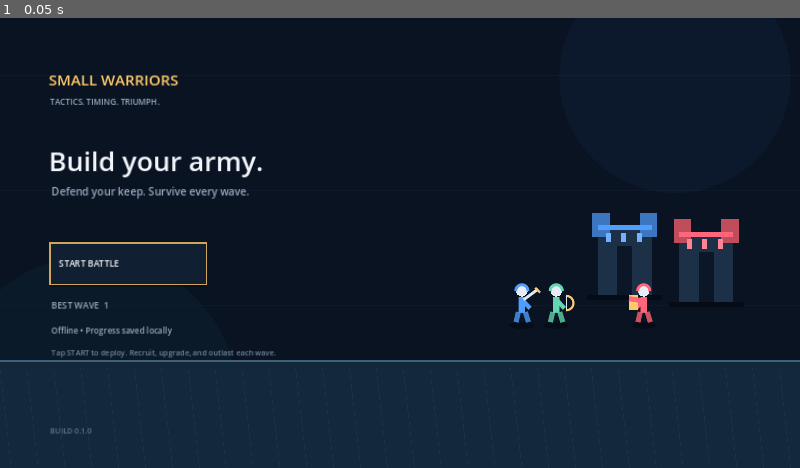
Above: before the commit, frame 1.
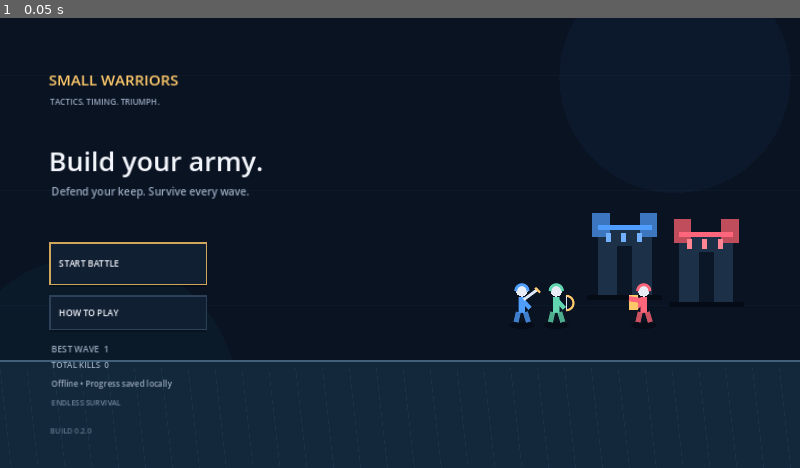
Above: after the commit, the same moment.

Repository: Abolfazlsoltan/Game2
Game: Godot game, scene res://scenes/main.tscn
Same seed, same stepped clock (60 frames per second), same inputs: the game is played once before the commit and once after it.
Inputs:
- Up to frame 1 (0.05 s): no input

The runs differ from the first frame. In frame 1, 1.0% of the frame differs, in the area x 6-35%, y 61-93%.

Commit message:
Polish Small Warriors gameplay for v0.2.0 (#2)
* Polish survival gameplay and add in-game guide

* Add safe friendly troop count helper

* Polish health labels and mobile lifecycle handling

* Bump Android build version to 0.2.0

* Update game description

* Document gameplay polish and release QA checklist

* Align in-game version label with Android build

* Guarantee enough starting gold for the initial army

* Clarify which progress is saved automatically

Diff:
--- a/project.godot
+++ b/project.godot
@@ -5,7 +5,7 @@
 config/icon="res://assets/app_icon.svg"
 run/main_scene="res://scenes/main.tscn"
 config/features=PackedStringArray("4.3", "GL Compatibility")
-config/description="A touch-friendly lane strategy game."
+config/description="A polished, touch-friendly endless lane strategy game."
 
 [display]
 window/size/viewport_width=1280
--- a/scripts/game.gd
+++ b/scripts/game.gd
@@ -6,6 +6,8 @@
 const H := 720.0
 const GROUND_Y := 548.0
 const COSTS := {"SWORD": 35, "ARCHER": 55, "GUARD": 75}
+const UPGRADE_COST := 90
+const MAX_FRIENDLY_UNITS := 24
 const UNIT_COLORS := {"SWORD": Color("#4f9dff"), "ARCHER": Color("#62d6b0"), "GUARD": Color("#b69cff")}
 const GOLD := Color("#ffc96a")
 const TEXT := Color("#f3f6fb")
@@ -28,6 +30,8 @@
 var enemy_base_hp := 100.0
 var upgrade_level := 0
 var kills := 0
+var total_kills := 0
+var wave_kills := 0
 var elapsed := 0.0
 var notice := "Build your army. Protect your keep."
 var notice_time := 3.0
@@ -95,10 +99,20 @@
         "phase": rng.randf_range(0.0, TAU)
     })
 
+func _friendly_count() -> int:
+    var count := 0
+    for unit in units:
+        if int(unit["side"]) == 0 and float(unit["hp"]) > 0.0:
+            count += 1
+    return count
+
 func _recruit(kind: String) -> void:
     var cost: int = COSTS[kind]
     if gold < cost:
         _notify("Not enough gold. Defeat enemies to earn more.")
+        return
+    if _friendly_count() >= MAX_FRIENDLY_UNITS:
+        _notify("Army limit reached (" + str(MAX_FRIENDLY_UNITS) + " troops).")
         return
     gold -= cost
     var s := _stats(kind, true)
@@ -115,12 +129,17 @@
 func _simulate(delta: float) -> void:
     for i in range(units.size()):
         var u: Dictionary = units[i]
+        if float(u["hp"]) <= 0.0:
+            continue
         u["attack_cd"] = maxf(0.0, float(u["attack_cd"]) - delta)
         var side := int(u["side"])
         var x := float(u["x"])
         var target_i := _find_target(u)
         if target_i >= 0:
             var target: Dictionary = units[target_i]
+            if float(target["hp"]) <= 0.0:
+                units[i] = u
+                continue
             var distance := absf(float(target["x"]) - x)
             if distance <= float(u["range"]):
                 if float(u["attack_cd"]) <= 0.0:
@@ -154,13 +173,15 @@
             if int(dead["side"]) == 1:
                 gold += 9
                 kills += 1
+                total_kills += 1
+                wave_kills += 1
             units.remove_at(i)
 
 func _find_target(unit: Dictionary) -> int:
     var best := -1
     var best_distance := INF
     for i in range(units.size()):
-        if int(units[i]["side"]) == int(unit["side"]):
+        if int(units[i]["side"]) == int(unit["side"]) or float(units[i]["hp"]) <= 0.0:
             continue
         var d := absf(float(units[i]["x"]) - float(unit["x"]))
         if d < best_distance and d <= 250.0:
@@ -180,15 +201,16 @@
     gold += reward
     enemy_target = mini(4 + wave * 2, 24)
     enemy_spawned = 0
+    wave_kills = 0
     spawn_timer = 0.0
     _notify("Wave cleared! +" + str(reward) + " gold.")
     _save_game()
 
 func _upgrade() -> void:
-    if gold < 90:
-        _notify("Upgrade costs 90 gold.")
-        return
-    gold -= 90
+    if gold < UPGRADE_COST:
+        _notify("Upgrade costs " + str(UPGRADE_COST) + " gold.")
+        return
+    gold -= UPGRADE_COST
     upgrade_level += 1
     # Upgrade already-deployed friendly troops as well as future recruits.
     for i in range(units.size()):
@@ -206,7 +228,7 @@
 func _start_game() -> void:
     screen = "battle"
     paused = false
-    gold = maxi(gold, 60)
+    gold = maxi(gold, COSTS["SWORD"] * 2)
     wave = 1
     enemy_target = 4
     enemy_spawned = 0
@@ -215,6 +237,7 @@
     enemy_base_hp = 100.0
     elapsed = 0.0
     kills = 0
+    wave_kills = 0
     units.clear()
     particles.clear()
     floaters.clear()
@@ -263,6 +286,7 @@
     _draw_background()
     match screen:
         "menu": _draw_menu()
+        "help": _draw_help()
         "battle": _draw_battle()
         "game_over": _draw_game_over()
     draw_set_transform(Vector2.ZERO, 0.0, Vector2.ONE)
@@ -291,26 +315,26 @@
     _draw_unit_art(Vector2(890, 486), "ARCHER", 0, 1.15)
     _draw_unit_art(Vector2(1030, 486), "GUARD", 1, 1.15)
     _button(Rect2(80, 360, 250, 66), "START BATTLE", GOLD, PANEL)
-    _text("BEST WAVE  " + str(best_wave), Vector2(82, 465), 14, MUTED)
-    _text("Offline • Progress saved locally", Vector2(82, 505), 13, MUTED)
-    _text("Tap START to deploy. Recruit, upgrade, and outlast each wave.", Vector2(82, 540), 12, Color("#71869c"))
-    _text("BUILD 0.1.0", Vector2(80, 665), 12, Color("#60758b"))
+    _button(Rect2(80, 445, 250, 54), "HOW TO PLAY", Color("#344b64"), PANEL)
+    _text("BEST WAVE  " + str(best_wave), Vector2(82, 535), 14, MUTED)
+    _text("TOTAL KILLS  " + str(total_kills), Vector2(82, 560), 13, MUTED)
+    _text("Offline • Progress saved locally", Vector2(82, 590), 13, MUTED)
+    _text("ENDLESS SURVIVAL", Vector2(82, 620), 12, Color("#71869c"))
+    _text("BUILD 0.2.0", Vector2(80, 665), 12, Color("#60758b"))
 
 func _draw_battle() -> void:
     _text("SMALL WARRIORS", Vector2(36, 42), 17, GOLD)
     _text("WAVE " + str(wave), Vector2(36, 76), 25, TEXT)
     _text("KILLS  " + str(kills), Vector2(36, 104), 13, MUTED)
-    var friendly_count := 0
-    for troop in units:
-        if int(troop["side"]) == 0:
-            friendly_count += 1
-    _text("TROOPS  " + str(friendly_count), Vector2(300, 42), 13, MUTED)
-    _text("ENEMIES LEFT  " + str(maxi(0, enemy_target - enemy_spawned)), Vector2(300, 66), 12, MUTED)
+    var friendly_count := _friendly_count()
+    _text("TROOPS  " + str(friendly_count) + "/" + str(MAX_FRIENDLY_UNITS), Vector2(300, 42), 13, MUTED)
+    _text("ENEMIES LEFT  " + str(maxi(0, enemy_target - wave_kills)), Vector2(300, 66), 12, MUTED)
+    _text("UPGRADE LV. " + str(upgrade_level), Vector2(300, 88), 11, MUTED)
     _pill(Rect2(930, 25, 300, 54), "✦  " + str(gold) + " GOLD", GOLD)
     _bar(Rect2(36, 125, 230, 12), base_hp / 100.0, BLUE)
-    _text("YOUR KEEP", Vector2(36, 151), 11, MUTED)
+    _text("YOUR KEEP  " + str(roundi(base_hp)) + "%", Vector2(36, 151), 11, MUTED)
     _bar(Rect2(1010, 125, 220, 12), enemy_base_hp / 100.0, RED)
-    _text("ENEMY KEEP", Vector2(1090, 151), 11, MUTED)
+    _text("ENEMY KEEP  " + str(roundi(enemy_base_hp)) + "%", Vector2(1090, 151), 11, MUTED)
     _draw_keep(Vector2(150, 470), true)
     _draw_keep(Vector2(1130, 470), false)
     for u in units:
@@ -329,7 +353,7 @@
     _button(Rect2(30, 590, 190, 82), "SWORDSMAN  ·  35", BLUE, PANEL)
     _button(Rect2(235, 590, 190, 82), "ARCHER  ·  55", GREEN, PANEL)
     _button(Rect2(440, 590, 190, 82), "GUARD  ·  75", Color("#b69cff"), PANEL)
-    _button(Rect2(1000, 590, 230, 82), "UPGRADE  ·  90", GOLD, PANEL)
+    _button(Rect2(1000, 590, 230, 82), "UPGRADE  ·  " + str(UPGRADE_COST), GOLD, PANEL)
     _text("Recruit units to push forward", Vector2(675, 620), 14, MUTED)
     _button(Rect2(1080, 92, 150, 34), "PAUSE  II", Color("#344b64"), PANEL)
     if paused:
@@ -337,10 +361,29 @@
         draw_rect(Rect2(390, 205, 500, 320), Color("#0d1a2b"))
         draw_rect(Rect2(390, 205, 500, 320), Color("#41617a"), false, 2.0)
         _text("BATTLE PAUSED", Vector2(510, 255), 28, TEXT)
-        _text("Your progress is saved automatically.", Vector2(458, 286), 15, MUTED)
+        _text("Your stats and rewards are saved automatically.", Vector2(458, 286), 15, MUTED)
         _button(Rect2(470, 315, 340, 52), "RESUME BATTLE", GOLD, PANEL)
         _button(Rect2(470, 381, 340, 52), "RESTART BATTLE", BLUE, PANEL)
         _button(Rect2(470, 447, 340, 52), "MAIN MENU", Color("#344b64"), PANEL)
+
+func _draw_help() -> void:
+    _text("HOW TO PLAY", Vector2(80, 100), 28, GOLD)
+    _text("A tactical endless-survival game", Vector2(82, 132), 16, MUTED)
+    var lines := [
+        "1. Recruit swordsmen for balanced frontline damage.",
+        "2. Archers attack from a distance but have less health.",
+        "3. Guards are tough and slow; use them to hold the line.",
+        "4. Defeat enemies to earn gold, then upgrade your army.",
+        "5. Clear every wave to earn a bonus and face a harder wave.",
+        "6. Protect your keep. If its health reaches zero, the run ends.",
+        "7. Breaking the enemy keep grants a bonus; the siege continues.",
+        "",
+        "Recruitment: Sword 35 gold  •  Archer 55 gold  •  Guard 75 gold",
+        "Army upgrade: 90 gold  •  Maximum friendly troops: 24"
+    ]
+    for i in range(lines.size()):
+        _text(lines[i], Vector2(82, 205 + i * 35), 15, TEXT if not lines[i].is_empty() else MUTED)
+    _button(Rect2(80, 610, 250, 58), "BACK TO MENU", Color("#344b64"), PANEL)
 
 func _draw_game_over() -> void:
     _text("KEEP FALLEN", Vector2(80, 170), 18, RED)
@@ -438,6 +481,8 @@
     if screen == "menu":
         if Rect2(80, 360, 250, 66).has_point(p):
             _start_game()
+        elif Rect2(80, 445, 250, 54).has_point(p):
+            screen = "help"
     elif screen == "battle":
         if Rect2(1080, 92, 150, 34).has_point(p):
             paused = not paused
@@ -461,6 +506,9 @@
             _recruit("GUARD")
         elif Rect2(1000, 590, 230, 82).has_point(p):
             _upgrade()
+    elif screen == "help":
+        if Rect2(80, 610, 250, 58).has_point(p):
+            screen = "menu"
     elif screen == "game_over":
         if Rect2(80, 350, 250, 66).has_point(p):
             _start_game()
@@ -474,6 +522,7 @@
     cfg.set_value("progress", "best_wave", best_wave)
     cfg.set_value("progress", "upgrade_level", upgrade_level)
     cfg.set_value("progress", "kills", kills)
+    cfg.set_value("progress", "total_kills", total_kills)
     cfg.save(SAVE_PATH)
 
 func _load_save() -> void:
@@ -483,7 +532,14 @@
         best_wave = int(cfg.get_value("progress", "best_wave", best_wave))
         upgrade_level = int(cfg.get_value("progress", "upgrade_level", upgrade_level))
         kills = int(cfg.get_value("progress", "kills", kills))
+        total_kills = int(cfg.get_value("progress", "total_kills", kills))
+        gold = clampi(gold, 0, 999999)
+        best_wave = clampi(best_wave, 1, 9999)
+        upgrade_level = clampi(upgrade_level, 0, 999)
+        total_kills = maxi(0, total_kills)
 
 func _notification(what: int) -> void:
     if what == NOTIFICATION_WM_CLOSE_REQUEST or what == NOTIFICATION_APPLICATION_PAUSED:
+        if what == NOTIFICATION_APPLICATION_PAUSED and screen == "battle":
+            paused = true
         _save_game()
Not shown, changed: export_presets.cfg
Not shown, changed: README.md
